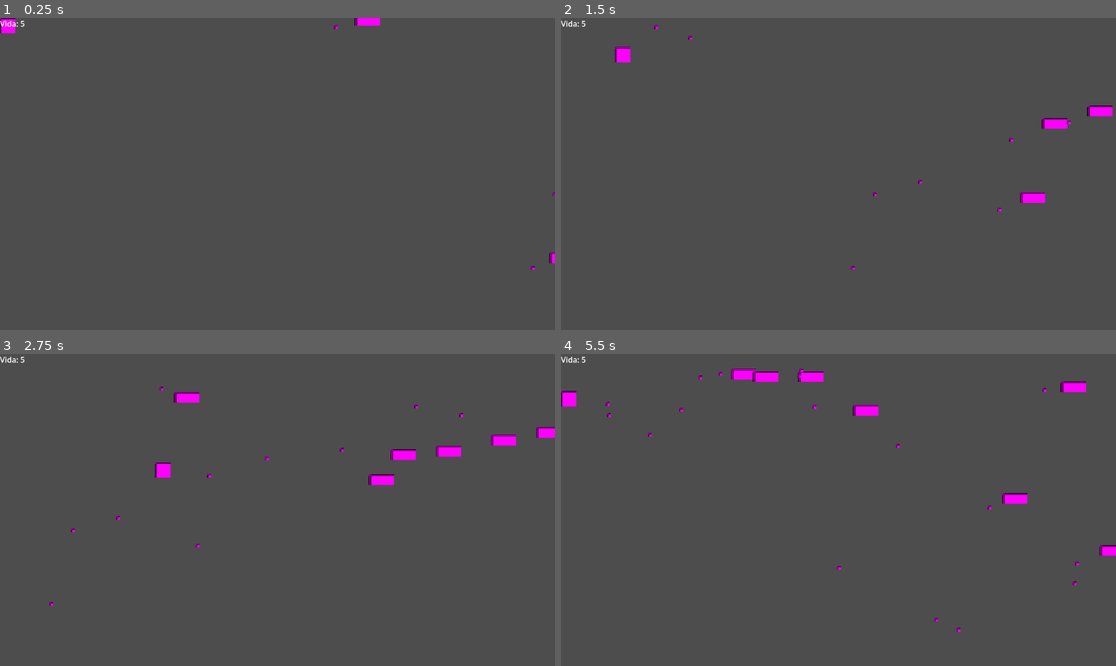
Above: before the commit, frames 1-4 (two rows, left to right).
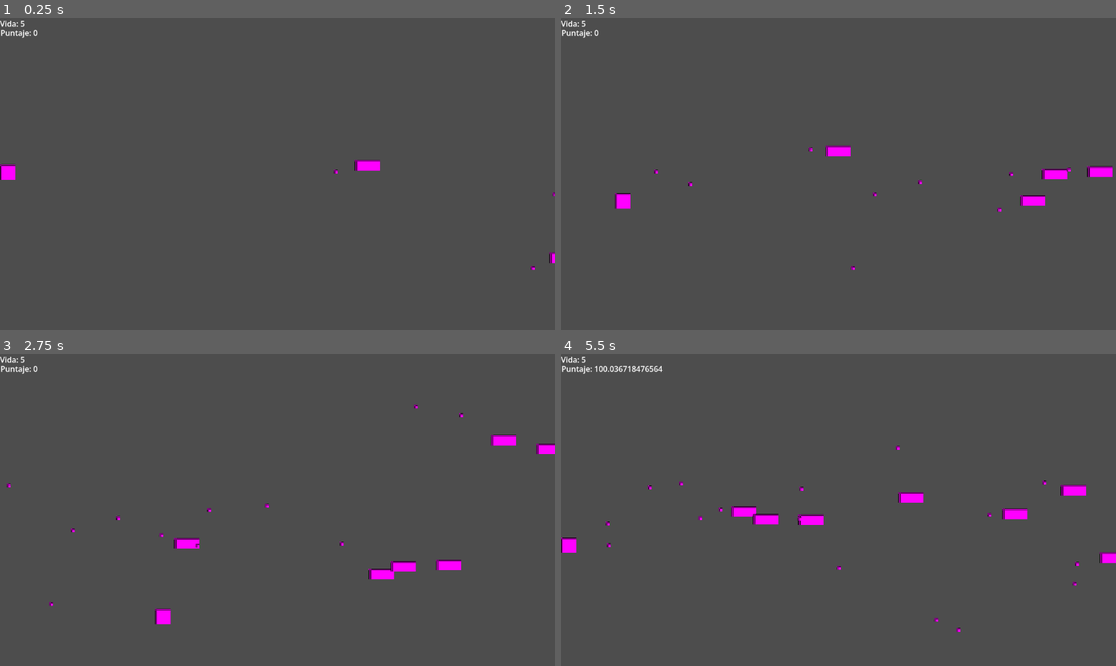
Above: after the commit, the same moments.

Repository: wfeboSKL/tales-for-the-asleep
Game: Godot game, scene res://scenes/demolevel/level.tscn
Two runs of this game, one before a commit and one after it. Both use one fixed random seed, a clock stepped at 60 frames per second and the inputs below.
Inputs:
- Up to frame 1 (0.25 s): no input
- Up to frame 2 (1.5 s): tap Enter at 0.5 s; hold D (move_right) 0.53-1.28 s; hold Shift (focus) 0.53-1.28 s; hold S (move_down) from 1.28 s (still down); tap K (shoot) at 1.35 s
- Up to frame 3 (2.75 s): release S (move_down) at 2.03 s; hold D (move_right) from 2.03 s (still down); tap Enter at 2.1 s
- Up to frame 4 (5.5 s): release D (move_right) at 2.78 s; hold W (move_up) 2.78-3.53 s; tap Shift (focus) at 2.85 s; hold K (shoot) 3.53-4.28 s; hold A (move_left) 3.53-5.03 s; tap Enter at 4.35 s; hold S (move_down) from 5.03 s (still down); hold Shift (focus) from 5.03 s (still down)

The runs differ from the first frame. In frame 1, 0.6% of the frame differs, in the area x 0-100%, y 0-57%; in frame 2, 1.4%; in frame 3, 2.0%; in frame 4, 2.7%, in the area x 0-100%, y 3-75%.

Commit message:
Sistema de puntaje con GameData Autoload | Trabajado desde PC_FEBO

Diff:
--- /dev/null
+++ b/game_data.gd
@@ -0,0 +1,2 @@
+extends Node
+var score = 0
--- a/project.godot
+++ b/project.godot
@@ -14,6 +14,10 @@
 run/main_scene="uid://xeqaplemmgjl"
 config/features=PackedStringArray("4.6", "GL Compatibility")
 config/icon="res://icon.svg"
+
+[autoload]
+
+GameData="*uid://o86t30ei3tf"
 
 [input]
 
--- a/scenes/demolevel/level.tscn
+++ b/scenes/demolevel/level.tscn
@@ -7,10 +7,11 @@
 [node name="Level" type="Node2D" unique_id=353482801]
 
 [node name="Player" parent="." unique_id=480144190 instance=ExtResource("1_kcedh")]
+position = Vector2(0, 320)
 collision_mask = 8
 
 [node name="Enemy" parent="." unique_id=2113979197 groups=["Enemy"] instance=ExtResource("2_g3hpl")]
-position = Vector2(800, 20)
+position = Vector2(800, 320)
 collision_layer = 2
 collision_mask = 4
 up_direction = Vector2(1, -1.2500001e-06)
@@ -22,5 +23,12 @@
 offset_bottom = 23.0
 text = "Vida: 5"
 
+[node name="ScoreLabel" type="Label" parent="HUD" unique_id=2099791409]
+offset_left = 1.0
+offset_top = 19.0
+offset_right = 41.0
+offset_bottom = 42.0
+text = "Puntaje: 0.0"
+
 [node name="EnemySpawner" type="Node" parent="." unique_id=684252353]
 script = ExtResource("3_d2nb1")
--- a/scenes/enemies/enemy.gd
+++ b/scenes/enemies/enemy.gd
@@ -62,6 +62,7 @@
 	damageindicator_cooldown = 1.5
 	#Si la vida es menor a cero, eliminar por completo al enemigo
 	if health <= 0:
+		GameData.score += 100.0 + (randf_range(0,5)/2)
 		queue_free()
 #Obtener el primer nodo del grupo "player" para seguirlo
 func _ready():
--- a/scenes/player/player.gd
+++ b/scenes/player/player.gd
@@ -19,7 +19,7 @@
 var health = 5
 #Cuando el jugador esté en la escena, crear health_label
 @onready var health_label = get_parent().get_node("HUD/HealthLabel")
-
+@onready var score_label = get_parent().get_node("HUD/ScoreLabel")
 #-- MOVIMIENTO DEL JUGADOR --
 #Función que procesa las físicas ocurriendo cada frame (delta)
 func _physics_process(delta: float) -> void:
@@ -63,6 +63,8 @@
 		get_parent().add_child(bullet)
 		#Se reinicia el cooldown de la bala para que en los siguientes frames se resta por delta
 		shoot_cooldown = 0.1
+
+	score_label.text = "Puntaje: " + str(GameData.score)
 #--TOMAR DAÑO--
 #Función que registra el daño tomado de un enemigo, amount es un valor específicado en enemy
 func take_damage(amount):
@@ -73,6 +75,7 @@
 		health_label.text = "Vida: " + str(health)
 		#Si la vida es menor o igual a 0, eliminar al jugador e instanciar escena de Game Over
 		if health <= 0:
+			GameData.score = 0.0
 			var game_over = GAME_OVER.instantiate()
 			get_parent().add_child(game_over)
 			queue_free()
Not shown, added: game_data.gd.uid
